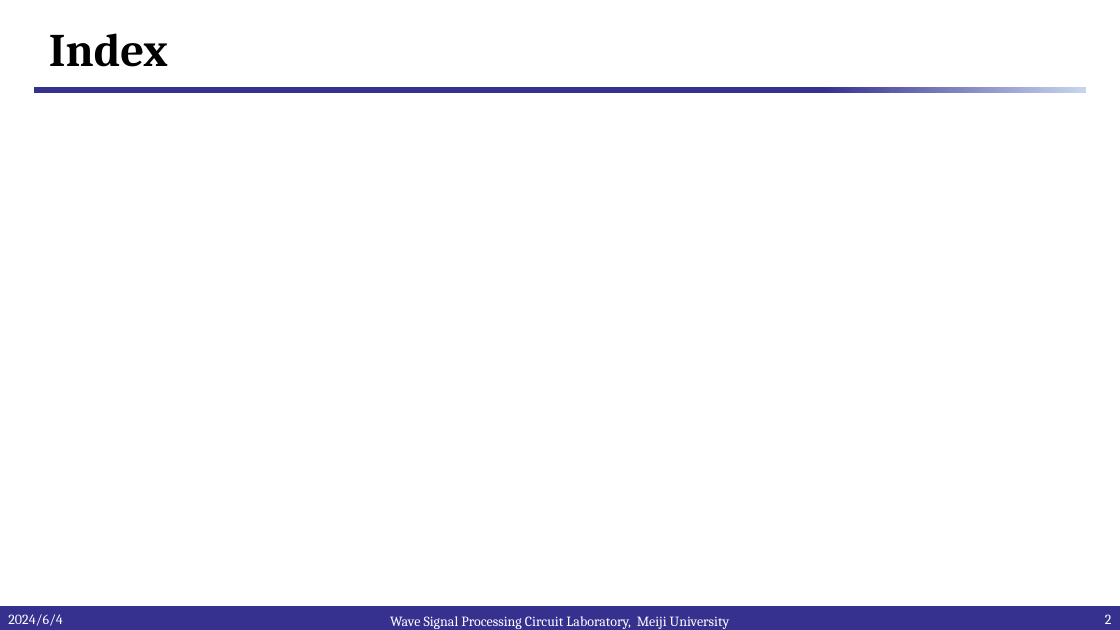
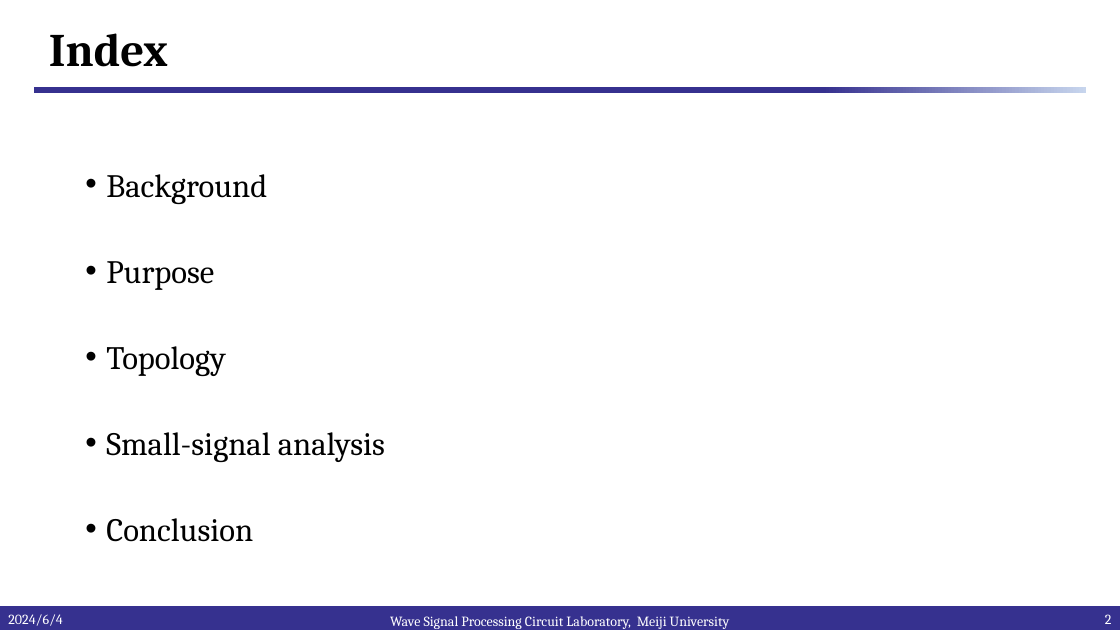
Before and after one commit to kjm-desktop10400/reserch, a slide deck: slide 2 of IHP_2024/semi/プレゼンテーション1.pptx. Drawn at 1120x630 pixels with LibreOffice and Linux fonts; fonts in the diff are those of the drawing; background and template pictures are left out. Boxes give left, top, right and bottom in pixels: in the first picture for what was removed or moved away, otherwise in the second. Text is boxed around its words. In the diff, an @@ line names an element or a change of style, - is before the commit and + after.

```diff
--- a/IHP_2024/semi/プレゼンテーション1.pptx
+++ b/IHP_2024/semi/プレゼンテーション1.pptx
@@ text added at box(106, 174, 385, 542), 28 pt, text #000000 @@
+• Background
+• Purpose
+• Topology
+• Small-signal analysis
+• Conclusion
```
Also in this commit, not shown: 3 other slides changed, 6 slides added, 1 other file.
